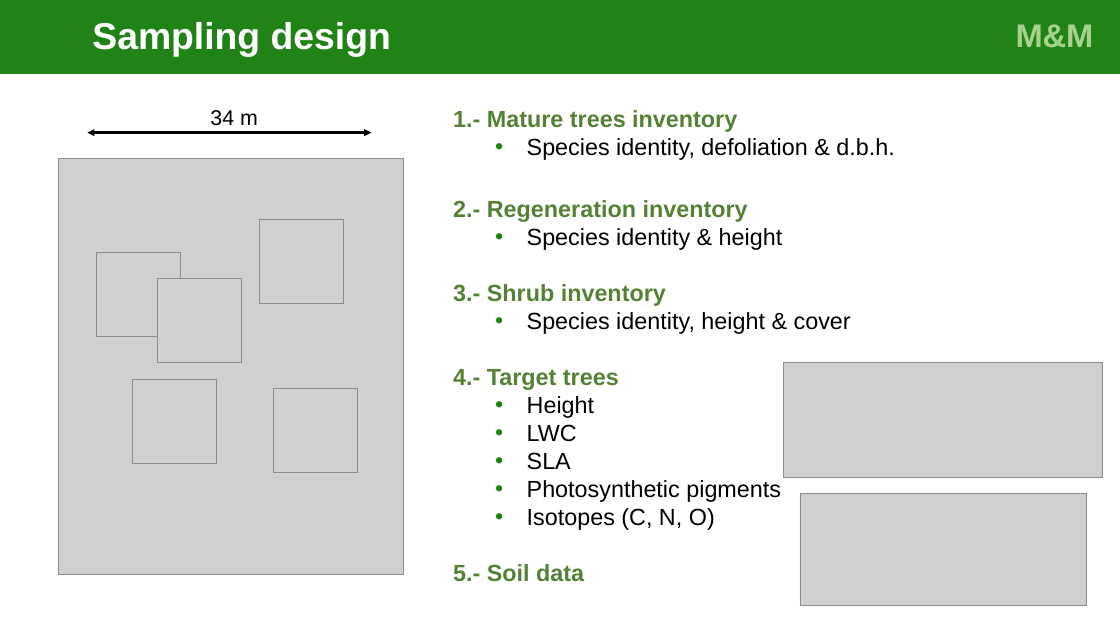
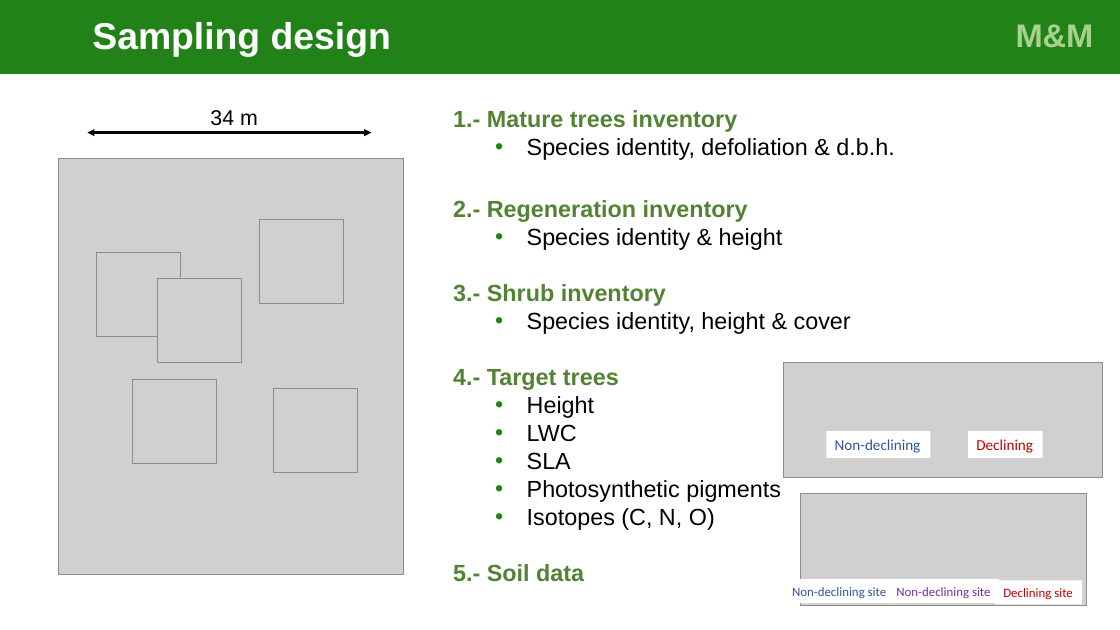
Before and after one commit to cris-fernandez/Tesis_Individuo, a slide deck: slide 9 of 06_ppts/exploratory_analysis_figures_v2-CFB.pptx (slide 8 before the commit). Drawn at 1120x630 pixels with LibreOffice and Linux fonts; fonts in the diff are those of the drawing; grey boxes stand for pictures. Boxes give left, top, right and bottom in pixels: in the first picture for what was removed or moved away, otherwise in the second. Text is boxed around its words. In the diff, an @@ line names an element or a change of style, - is before the commit and + after.

```diff
--- a/06_ppts/exploratory_analysis_figures_v2-CFB.pptx
+++ b/06_ppts/exploratory_analysis_figures_v2-CFB.pptx
@@ rectangle added at box(827, 431, 931, 458), fill #FFFFFF, 13 pt, text #2F5597 @@
+Non-declining
@@ rectangle added at box(969, 431, 1044, 458), fill #FFFFFF, 13 pt, text #C00000 @@
+Declining
@@ rectangle added at box(784, 579, 896, 603), fill #FFFFFF, 11 pt, text #2F5597 @@
+Non-declining site
@@ rectangle added at box(888, 579, 1000, 603), fill #FFFFFF, 11 pt, text #7030A0 @@
+Non-declining site
@@ rectangle added at box(996, 581, 1082, 605), fill #FFFFFF, 11 pt, text #C00000 @@
+Declining site
```
Also in this commit, not shown: 5 other slides changed, 2 slides added, 9 slides removed.
